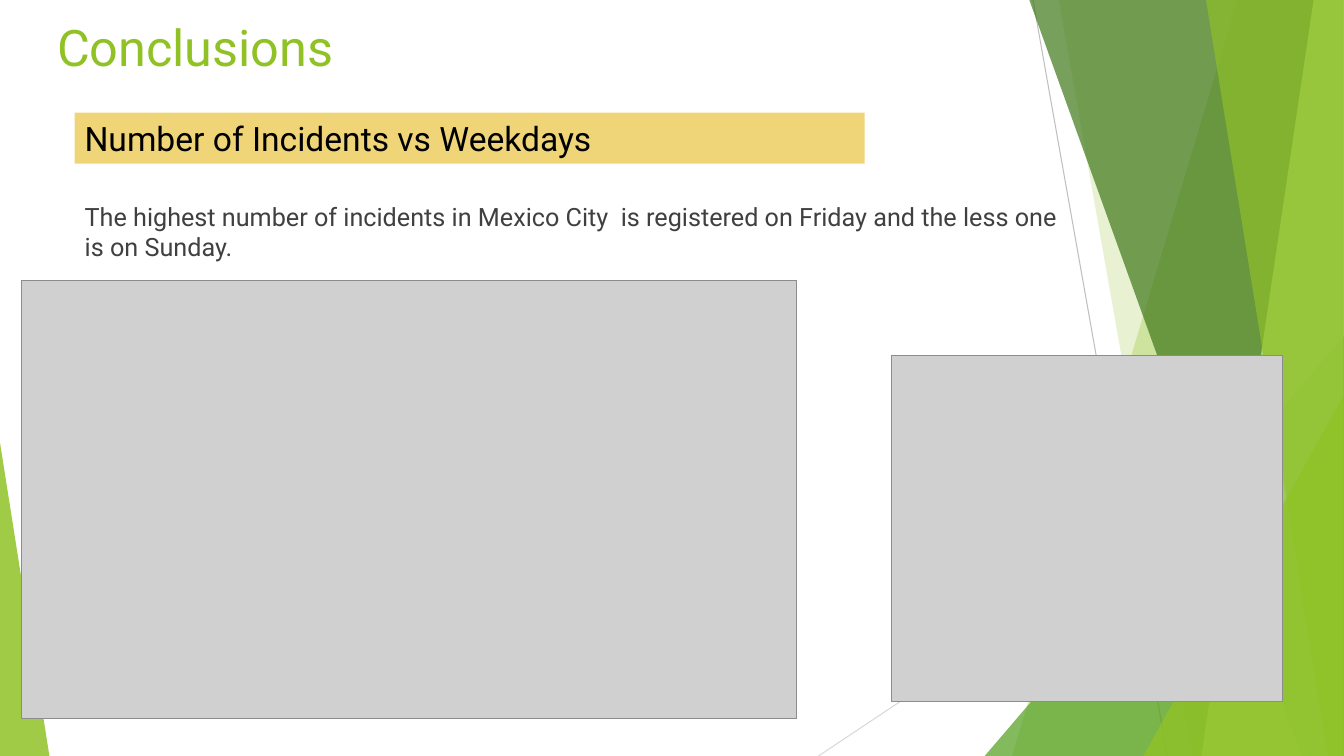
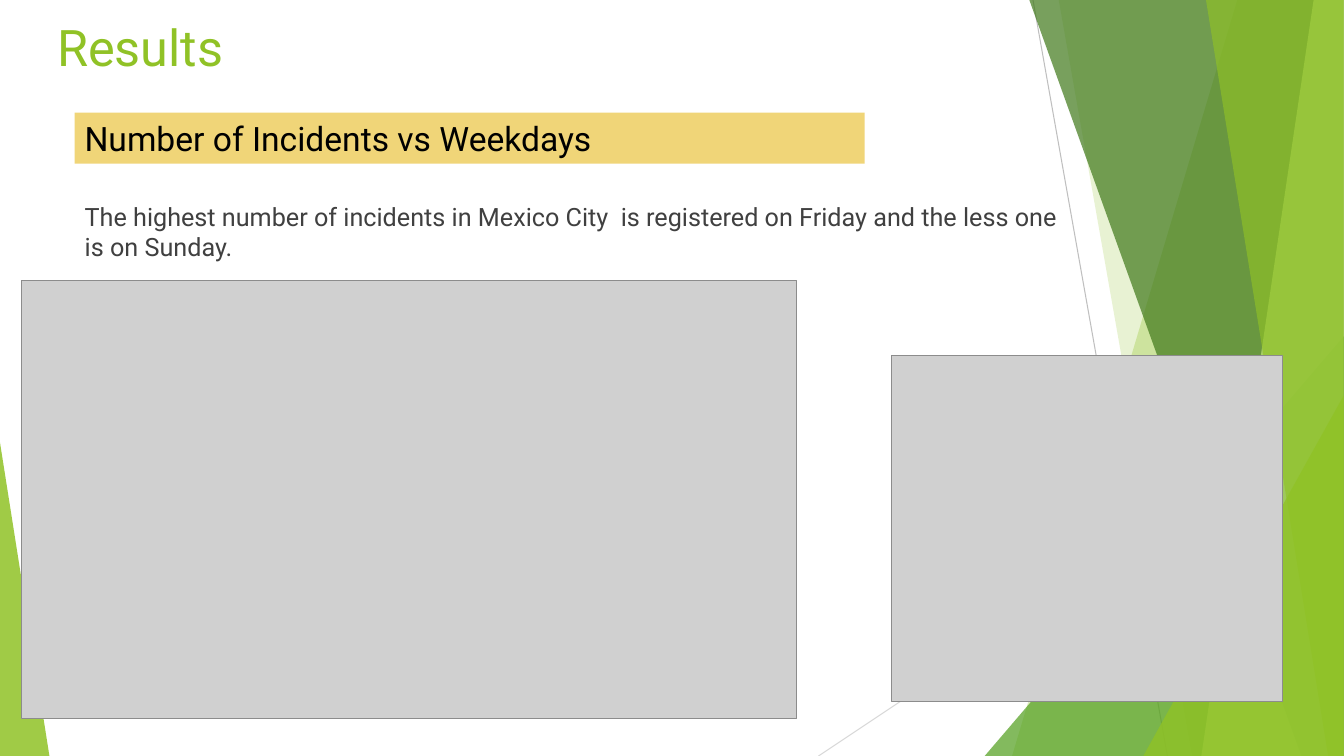
Before and after one commit to yuliasky/Project1-Pandroits, a slide deck: slide 7 of Project_car_incidents.pptx. Drawn at 1344x756 pixels with LibreOffice and Linux fonts; fonts in the diff are those of the drawing; grey boxes stand for pictures. Boxes give left, top, right and bottom in pixels: in the first picture for what was removed or moved away, otherwise in the second. Text is boxed around its words. In the diff, an @@ line names an element or a change of style, - is before the commit and + after.

Commit message:
update with conclusions

```diff
--- a/Project_car_incidents.pptx
+++ b/Project_car_incidents.pptx
@@ title at (57, 28, 223, 67): text changed @@
-Conclusions
+Results
```
Also in this commit, not shown: 1 other slide changed, 1 slide added, 1 other file.
